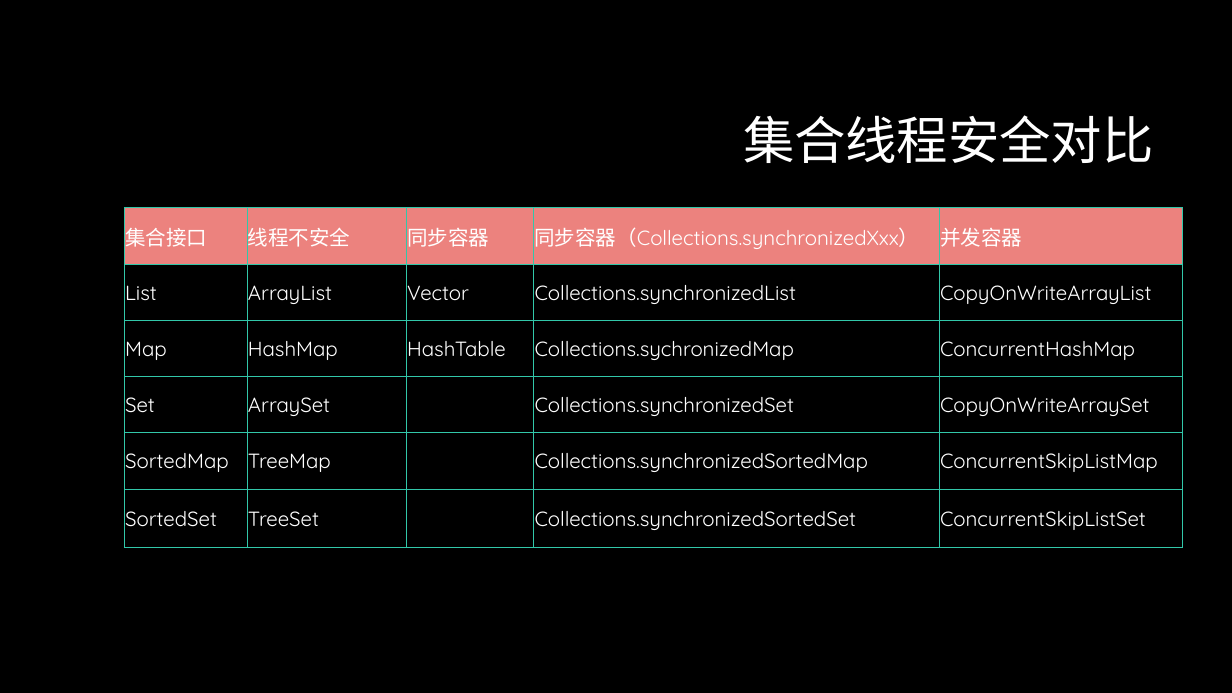
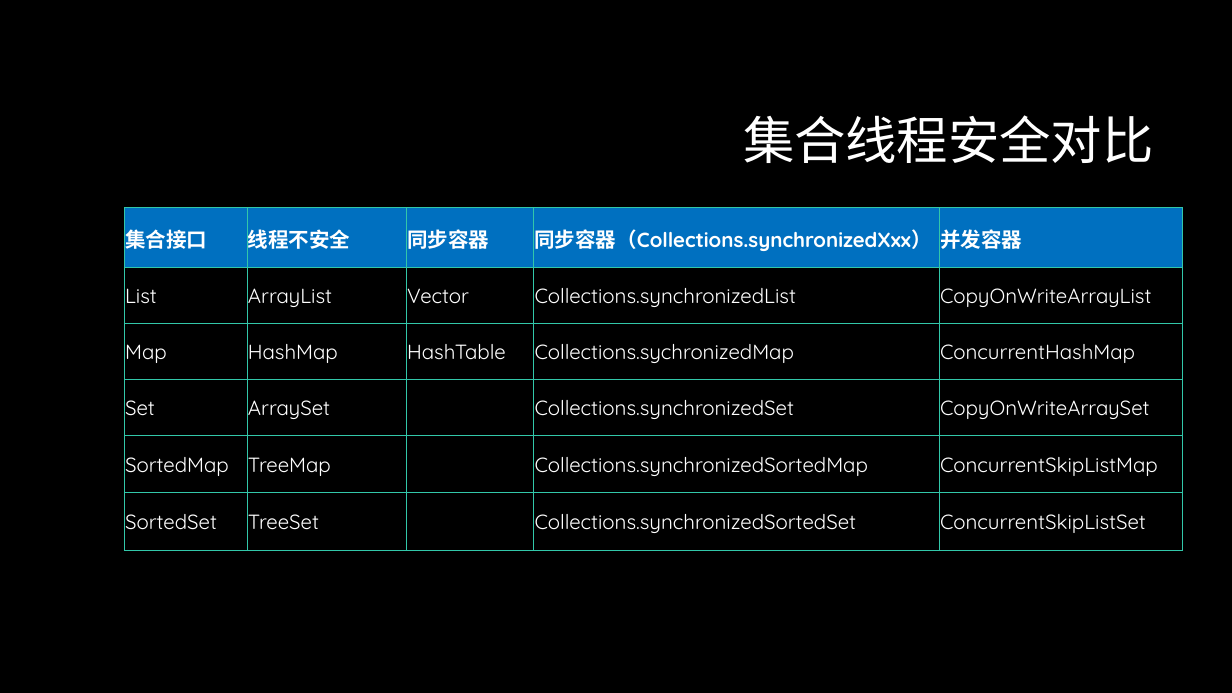
Before and after one commit to GerogeLeon/multithread_demo, a slide deck: slide 32 of JAVA并发编程.pptx (slide 31 before the commit). Drawn at 1232x693 pixels with LibreOffice and Linux fonts; fonts in the diff are those of the drawing; background and template pictures are left out. Boxes give left, top, right and bottom in pixels: in the first picture for what was removed or moved away, otherwise in the second. Text is boxed around its words. In the diff, an @@ line names an element or a change of style, - is before the commit and + after.

Commit message:
update

```diff
--- a/JAVA并发编程.pptx
+++ b/JAVA并发编程.pptx
@@ table at [125,208,1183,547] @@
@@ fill #EC827E to #0070C0 in row 1 @@
@@ bold on in "集合接口", "线程不安全", "同步容器", "同步容器（Collections.synchronizedXxx）" and 1 more places @@
```
Also in this commit, not shown: 6 other slides changed, 1 slide added.
